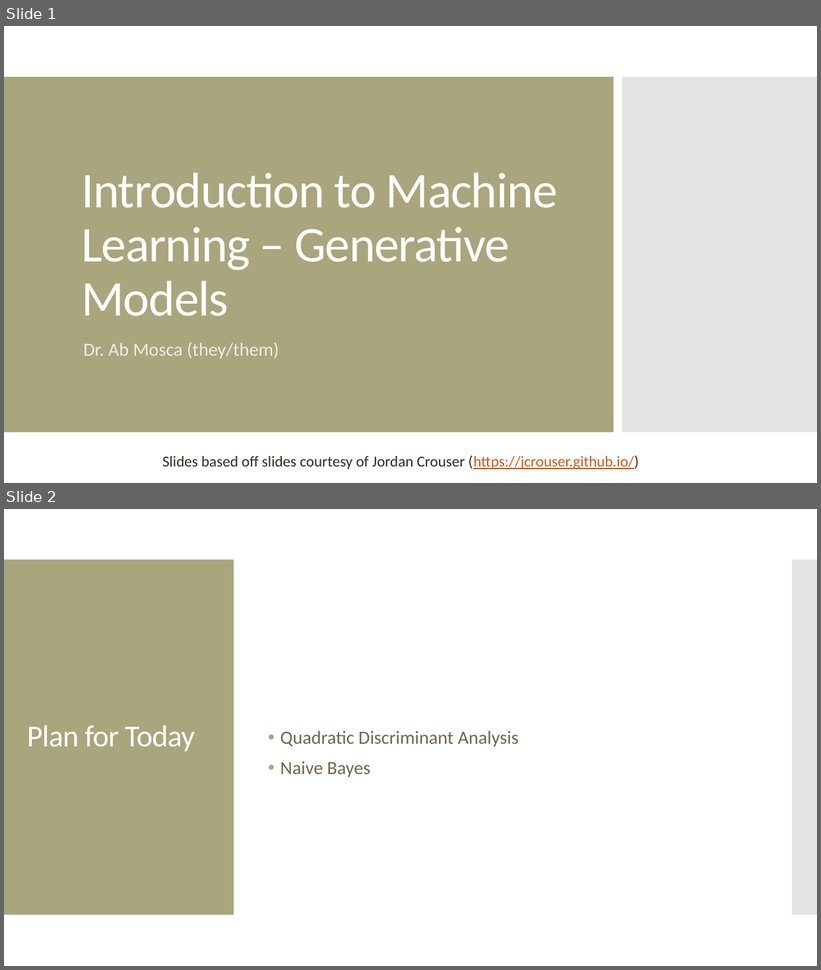
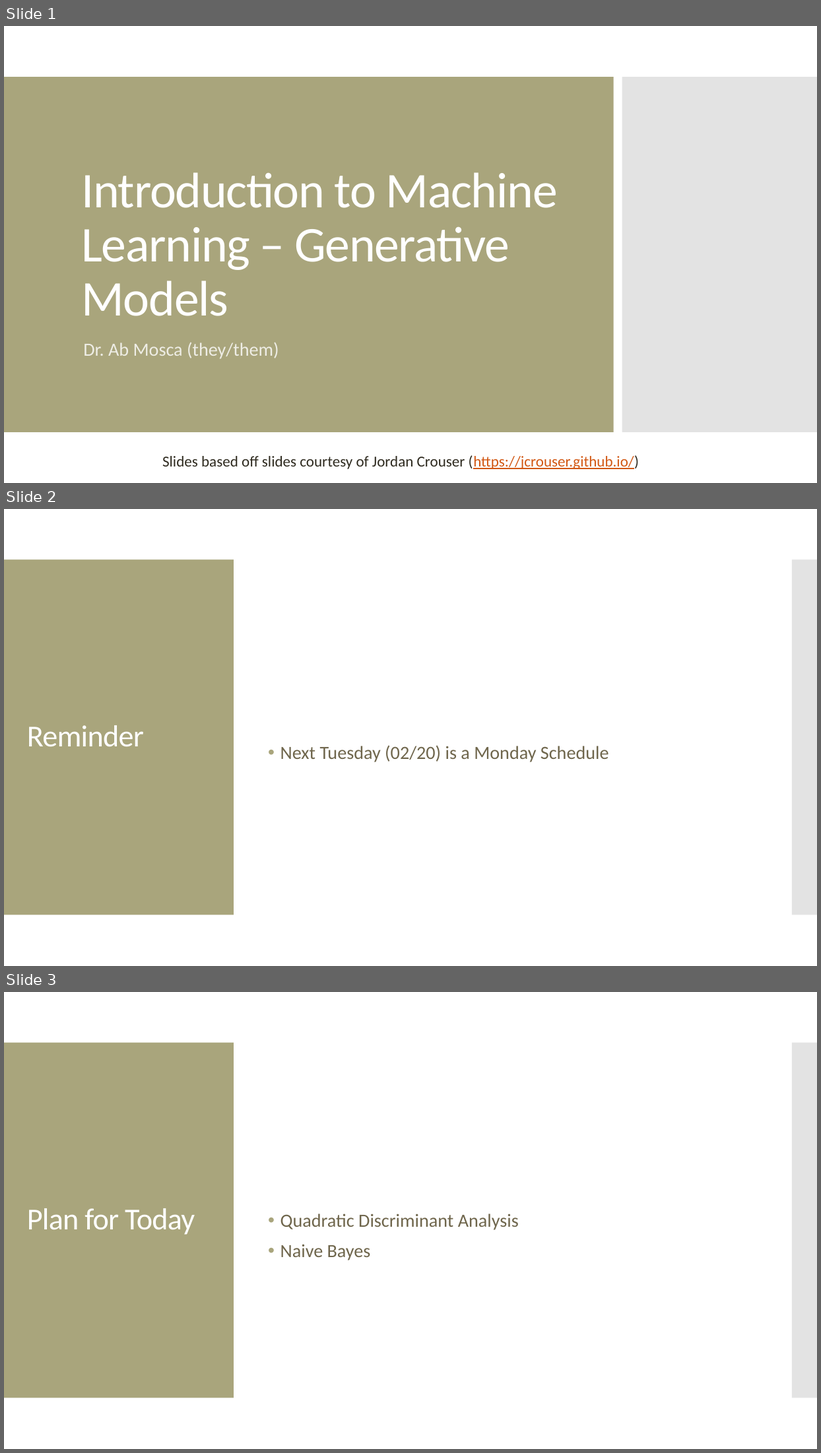
Before and after one commit to amosca01/CAIS380ML-S24, a slide deck: slides/08-QDA-naive-bayes.pptx. Shown one above the other, each under a label of ours: slides 1 and 2 before the commit, slides 1, 2 and 3 after it. The pictures are 821x970 and 821x1453 pixels, drawn with LibreOffice and Linux fonts; fonts in the diff are those of the drawing. Boxes give left, top, right and bottom in pixels: in the first picture for what was removed or moved away, otherwise in the second. Text is boxed around its words. In the diff, an @@ line names an element or a change of style, - is before the commit and + after.

```diff
--- a/slides/08-QDA-naive-bayes.pptx
+++ b/slides/08-QDA-naive-bayes.pptx
@@ slide 2 added at bbox=[4, 509, 817, 966], background #FFFFFF; not listed: 2 template elements that a slide beside it also shows @@
@@ title added at bbox=[27, 725, 144, 747], 36 pt, text #FFFFFF @@
+Reminder
@@ text added at bbox=[281, 745, 609, 762], 22 pt, text #6F664C @@
+• Next Tuesday (02/20) is a Monday Schedule
@@ what was slide 2 is now slide 3 @@
```
Also in this commit, not shown: 7 other files.
